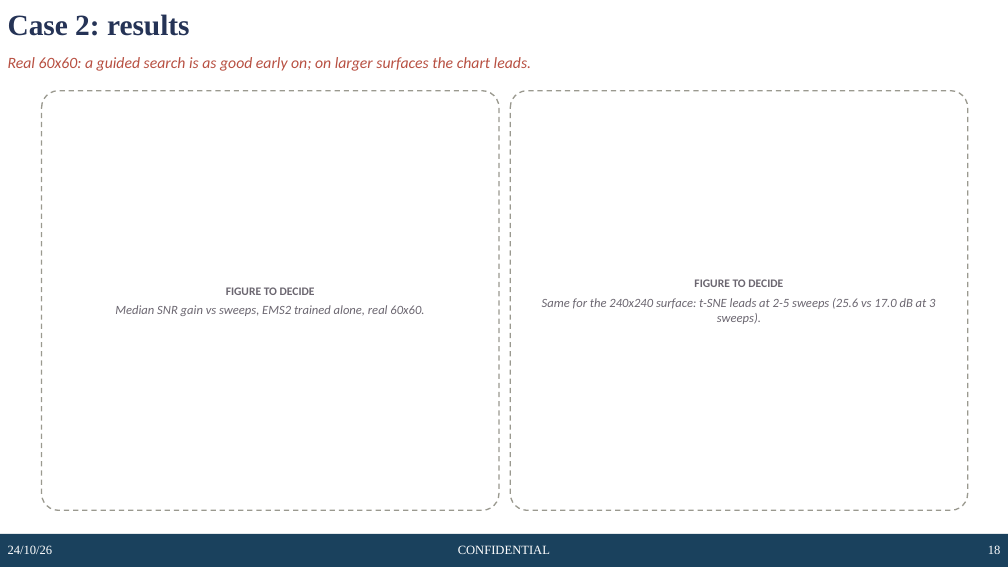
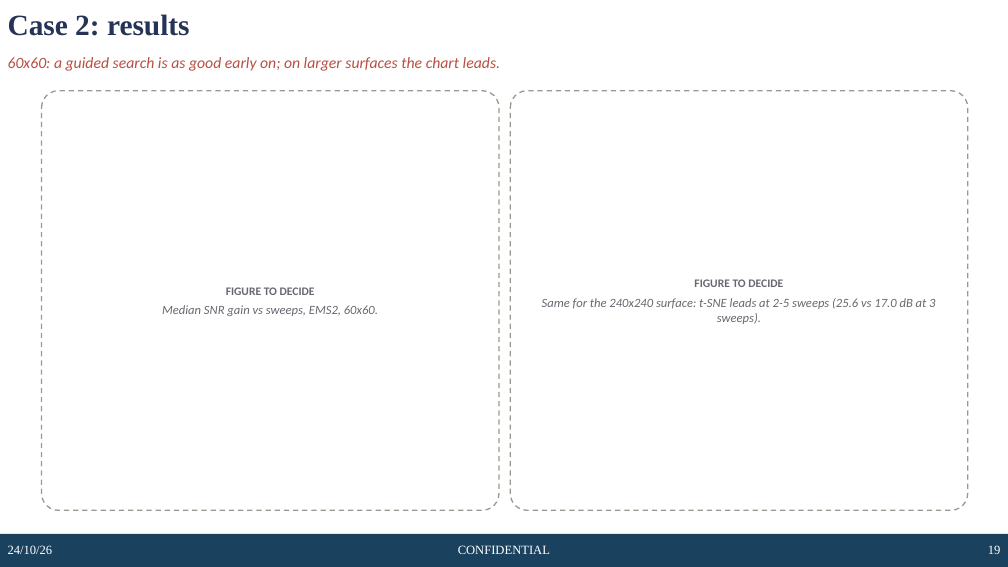
Before and after one commit to rizianno/Channel-charting-in-smart-radio-environments, a slide deck: slide 19 of slides/CC_EMS_configuration_slides.pptx (slide 18 before the commit). Drawn at 1008x567 pixels with LibreOffice and Linux fonts; fonts in the diff are those of the drawing; background and template pictures are left out. Boxes give left, top, right and bottom in pixels: in the first picture for what was removed or moved away, otherwise in the second. Text is boxed around its words. In the diff, an @@ line names an element or a change of style, - is before the commit and + after.

```diff
--- a/slides/CC_EMS_configuration_slides.pptx
+++ b/slides/CC_EMS_configuration_slides.pptx
@@ text at (8,57,500,71): text changed @@
-Real 60x60: a guided search is as good early on; on larger surfaces the chart leads.
+60x60: a guided search is as good early on; on larger surfaces the chart leads.
@@ text in rounded rectangle at (162,305,378,316): text changed @@
-Median SNR gain vs sweeps, EMS2 trained alone, real 60x60.
+Median SNR gain vs sweeps, EMS2, 60x60.
```
Also in this commit, not shown: 11 other slides changed, 1 slide added, 47 other files.
